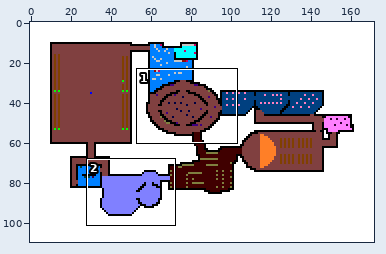
Two versions of one sprite sheet, resources/map_sketches/map_full.png. Above, an overview of the earlier version with the close-up marked.
Close-up. First the earlier version:
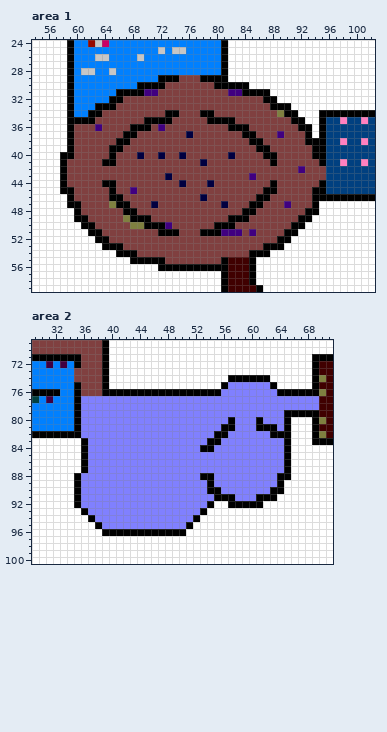
The file is 172x110 pixels. Colours within 5 levels of each other are drawn and written as one. Shown: area 1: x 54..102, y 24..59; area 2: x 29..71, y 69..100.
And afterwards:
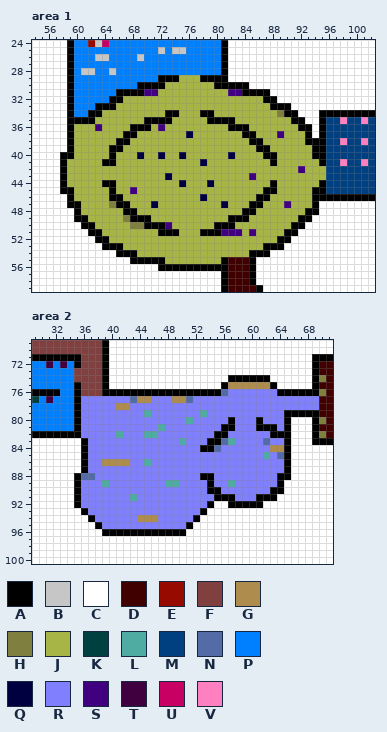
Palette (. is transparent): A #000000  B #c6c6c6  C #ffffff  D #400000  E #960a00  F #804040  G #ae8c4d  H #7f8040  J #a7b546  K #004040  L #4faca3  M #004080  N #536ca8  P #0080ff  Q #000040  R #8080ff  S #400080  T #400040  U #c90064  V #ff80c0
Difference:
Changed rows in their new state; - is an unchanged pixel.
Area 1:
first column x 59:
29 ----------------JJJ------------------
30 --------------JJJJJJJ----------------
31 -------------JJJJJJJJJJ--------------
32 --------JJJJJJJJJJJJJJJJJJJJ---------
33 -------JJJJJJJJJJJJJJJJJJJJJJ--------
34 -----JJJJJJJJJ--JJJ--JJJJJJJJJ-------
35 ----JJJJJJJ----JJJJJ----JJJJJJJJ-----
36 -JJJ-JJJJ---J-JJJJJJJJJ---JJJJJJJ----
37 -JJJJJJJ--JJJJJJJ-JJJJJJJ--JJJ-JJJ---
38 -JJJJJJ--JJJJJJJJJJJJJJJJJ--JJJJJJ---
39 -JJJJJ--JJJJJJJJJJJJJJJJJJJ--JJJJJJ--
40 -JJJJJ-JJJ-JJ-JJ-JJJJJJ-JJJJ--JJJJJ--
41 JJJJJ--JJJJJJJJJJJJ-JJJJJJJJJ-JJJJJJ-
42 JJJJJJJJJJJJJJJJJJJJJJJJJJJJJJJJJ-JJJ
43 JJJJJJJJJJJJJJ-JJJJJJJJJJJ-JJJJJJJJJJ
44 JJJJJ--JJJJJJJJJ-JJJ-JJJJJJJJ-JJJJJJ-
45 -JJJJJ-JJ-JJJJJJJJJJJJJJJJJJ--JJJJJ--
46 -JJJJJ--JJJJJJJJJJJ-JJJJJJJ--JJJJJJ--
47 --JJJJ---JJJ-JJJJJJJJJ-JJJ--JJJ-JJJ--
48 --JJJJJJ--JJJJJJJJJJJJJJJ--JJJJJJJ---
49 ---JJJJJ----JJJJJJJJJJJ---JJJJJJJ----
50 ----JJJJJ------JJJJJJ---JJJJJJJJ-----
51 -----JJJJJJJJ---JJJ------J-JJJJ------
52 ------JJJJJJJJJJJJJJJJJJJJJJJJ-------
53 --------JJJJJJJJJJJJJJJJJJJJ---------
54 ----------JJJJJJJJJJJJJJJJ-----------
55 --------------JJJJJJJJ---------------
Area 2:
first column x 36:
 75 ---------------------GGGGGG--
 76 --------------------N--------
 77 -------NGG---GGN-------------
 78 -----GG----------------------
 79 ---------L-------L-----------
 80 ---------------L-------------
 81 -----------L-----------------
 82 -----L---LL------------------
 83 --------------L-----NL----N--
 84 -------------------N-------GG
 85 --------------------------L-N
 86 ---GGGG--L-------------------
 88 NN---------------------------
 89 ---L--------LL-------L-------
 91 -------L---------------------
 94 --------GGG------------------
